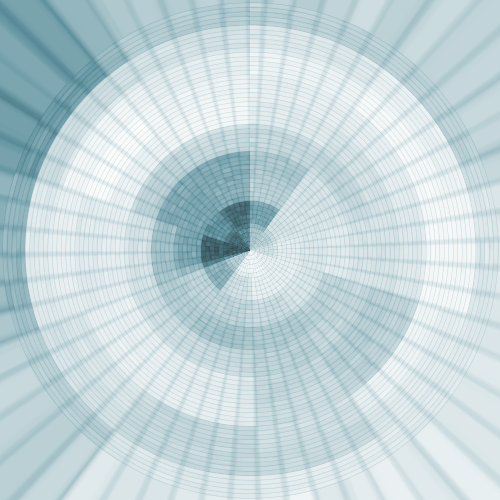
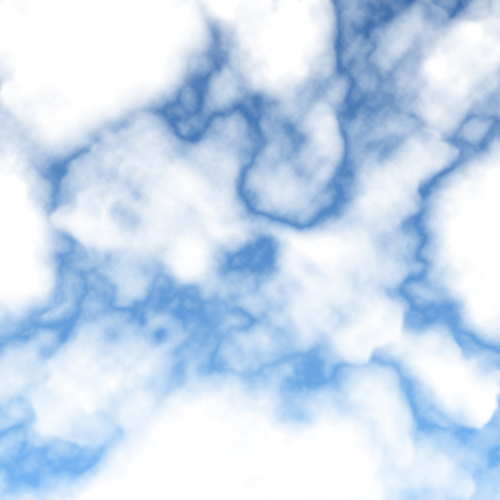
Comparing the layer stacks of the two 500 x 500 images. Changes:
added layer "shadow2" above "shadow" over left=0, top=0, right=500, bottom=500
added layer "shadow" (50%) above "cloud3d" over left=0, top=0, right=500, bottom=500
added layer "cloud3d" (screen) above "cloudbase" over left=0, top=0, right=500, bottom=500
added layer "cloudbase" (screen) above "Layer 1" over left=0, top=0, right=500, bottom=500
added layer "Layer 1" above "Background" over left=0, top=0, right=500, bottom=500
added layer "Background" over left=0, top=0, right=500, bottom=500
